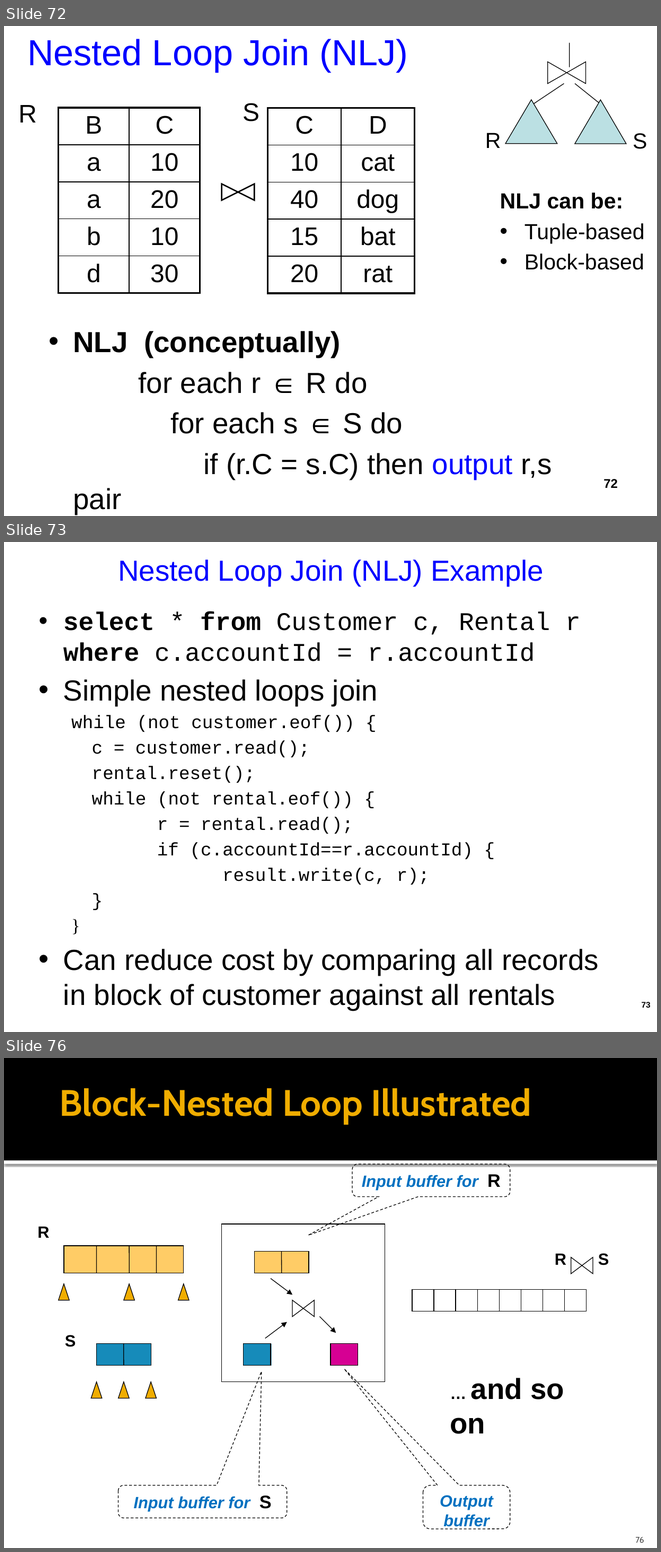
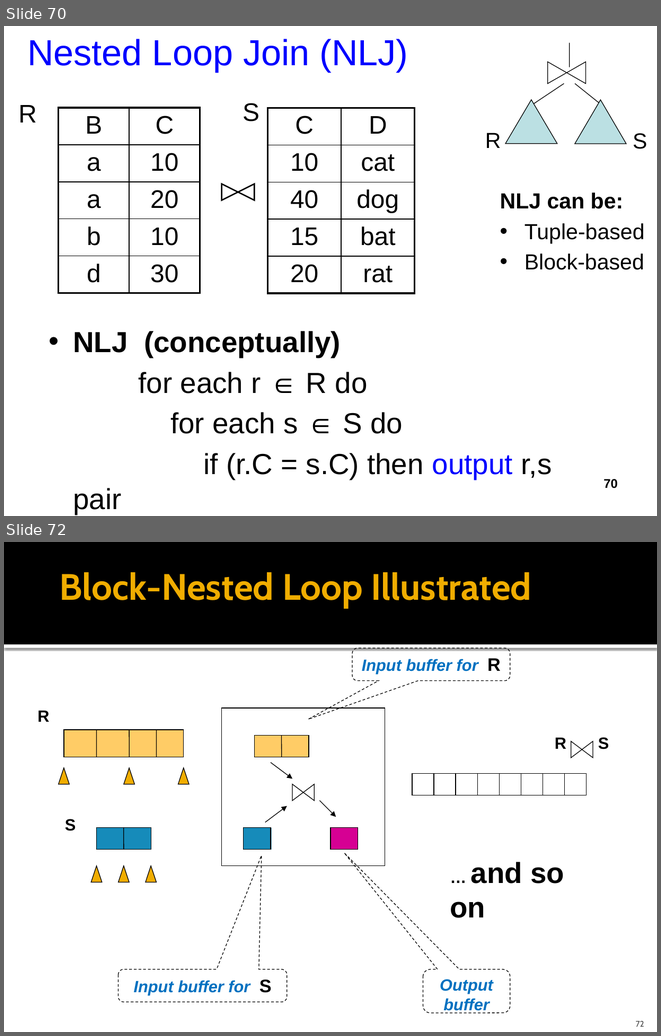
Before and after one commit to cmpt606f19/cmpt606-content, a slide deck: Lectures/09 Query Processing & Optimization.pptx. Shown one above the other, each under a label of ours: slides 72, 73 and 76 before the commit, slides 70 and 72 after it; the slides between them are not shown. The pictures are 661x1552 and 661x1036 pixels, drawn with LibreOffice and Linux fonts; fonts in the diff are those of the drawing. Boxes give left, top, right and bottom in pixels: in the first picture for what was removed or moved away, otherwise in the second. Text is boxed around its words. In the diff, an @@ line names an element or a change of style, - is before the commit and + after.

```diff
--- a/Lectures/09 Query Processing & Optimization.pptx
+++ b/Lectures/09 Query Processing & Optimization.pptx
@@ slide 73 removed at [4,542,657,1032], background #FFFFFF @@
@@ title removed at [118,559,544,586] @@
-Nested Loop Join (NLJ) Example
@@ text removed at [63,612,599,1010] @@
-• select * from Customer c, Rental r where c.accountId = r.accountId
-• Simple nested loops join
-  while (not customer.eof()) {
-  c = customer.read();
-  rental.reset();
-  while (not rental.eof()) {
-  r = rental.read();
-  if (c.accountId==r.accountId) {
-  result.write(c, r);
-  }
-  }
-• Can reduce cost by comparing all records in block of customer against all rentals
@@ page number removed at [642,1002,651,1007] @@
-73
@@ what was slide 72 is now slide 70 @@
@@ page number at [603,479,618,488]: text changed @@
-72
+70
@@ what was slide 76 is now slide 72 @@
@@ page number at [636,1021,644,1026]: text changed @@
-76
+72
```
Also in this commit, not shown: 10 slides changed, 6 other slides removed, 1 other file.
